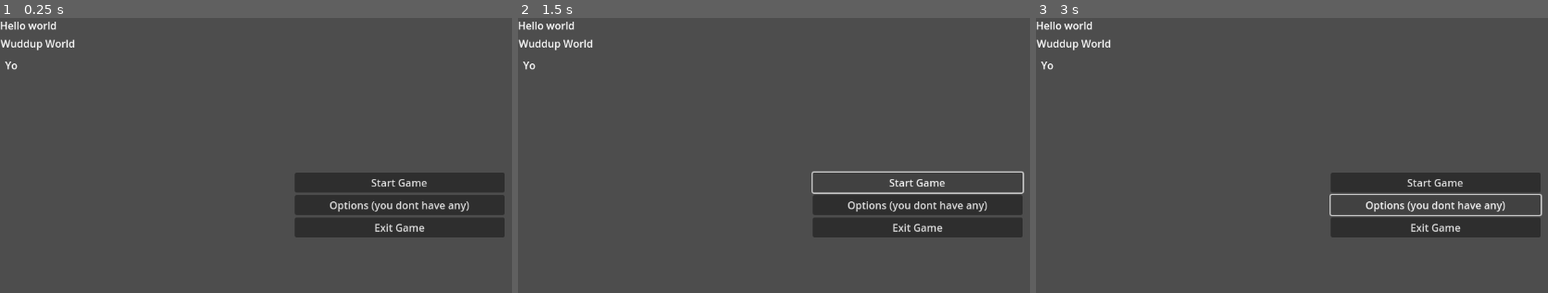
Above: before the commit, frames 1-3 (left to right).
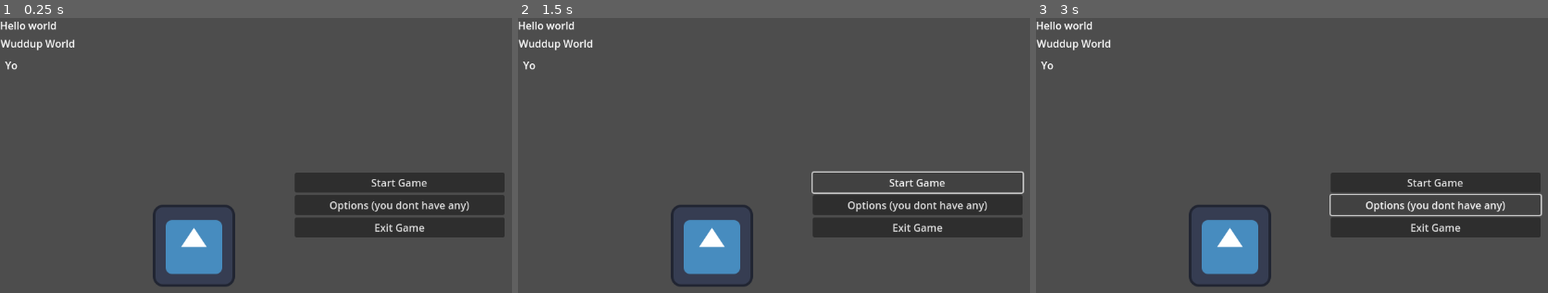
Above: after the commit, the same moments.

Repository: malte-h03/LD55
Game: Godot game, scene res://Scenes/test.tscn
The game is run twice, just before and just after one commit, with the same random seed, the same clock (stepped at 60 frames per second) and the same inputs. The project has no main scene, so this scene is started directly. The engine's default icon, where the game draws it, is replaced by a stand-in: a white triangle on a blue panel in a dark square.
Inputs:
- Up to frame 1 (0.25 s): no input
- Up to frame 2 (1.5 s): click "Start Game" at 0.5 s; click "Start Game" at 1.25 s
- Up to frame 3 (3 s): click "Start Game" at 2 s; click "Options (you dont have any)" at 2.75 s

The runs differ from the first frame. In frame 1, 2.8% of the frame differs, in the area x 29-46%, y 68-98%; in frame 2, 2.8%; in frame 3, 2.8%.

Commit message:
Particles update

Diff:
--- a/Scenes/test.tscn
+++ b/Scenes/test.tscn
@@ -1,4 +1,42 @@
-[gd_scene format=3 uid="uid://hmgka12dhrys"]
+[gd_scene load_steps=9 format=3 uid="uid://hmgka12dhrys"]
+
+[ext_resource type="Texture2D" uid="uid://guotjrtg6kk6" path="res://icon.svg" id="1_pslij"]
+
+[sub_resource type="ShaderMaterial" id="ShaderMaterial_anlfm"]
+
+[sub_resource type="CanvasItemMaterial" id="CanvasItemMaterial_yfhmf"]
+
+[sub_resource type="Curve" id="Curve_cbhn2"]
+max_value = 100.0
+_data = [Vector2(0, 1), 0.0, 0.0, 0, 0, Vector2(0.996721, 59.0013), 154.378, 0.0, 0, 0]
+point_count = 2
+
+[sub_resource type="CurveTexture" id="CurveTexture_wxqr0"]
+curve = SubResource("Curve_cbhn2")
+
+[sub_resource type="Curve" id="Curve_asi48"]
+_data = [Vector2(0, 1), 0.0, 0.0, 0, 0, Vector2(0.990164, 0), -2.96662, 0.0, 0, 0]
+point_count = 2
+
+[sub_resource type="CurveTexture" id="CurveTexture_rdlwq"]
+curve = SubResource("Curve_asi48")
+
+[sub_resource type="ParticleProcessMaterial" id="ParticleProcessMaterial_u87nh"]
+particle_flag_disable_z = true
+angle_min = -407.7
+angle_max = 459.8
+spread = 180.0
+initial_velocity_min = 891.57
+initial_velocity_max = 1000.0
+gravity = Vector3(0, 98, 0)
+damping_min = 36.004
+damping_max = 53.473
+damping_curve = SubResource("CurveTexture_wxqr0")
+scale_curve = SubResource("CurveTexture_rdlwq")
+hue_variation_min = -0.35
+hue_variation_max = 0.31
+turbulence_noise_strength = 0.0
+turbulence_noise_scale = 0.325
 
 [node name="Node2D" type="Node2D"]
 
@@ -49,3 +87,15 @@
 layout_mode = 2
 text = "Exit Game
 "
+
+[node name="Sprite2D" type="Sprite2D" parent="."]
+material = SubResource("ShaderMaterial_anlfm")
+position = Vector2(302, 355)
+texture = ExtResource("1_pslij")
+
+[node name="GPUParticles2D" type="GPUParticles2D" parent="."]
+material = SubResource("CanvasItemMaterial_yfhmf")
+position = Vector2(312, 171)
+process_material = SubResource("ParticleProcessMaterial_u87nh")
+texture = ExtResource("1_pslij")
+trail_enabled = true
